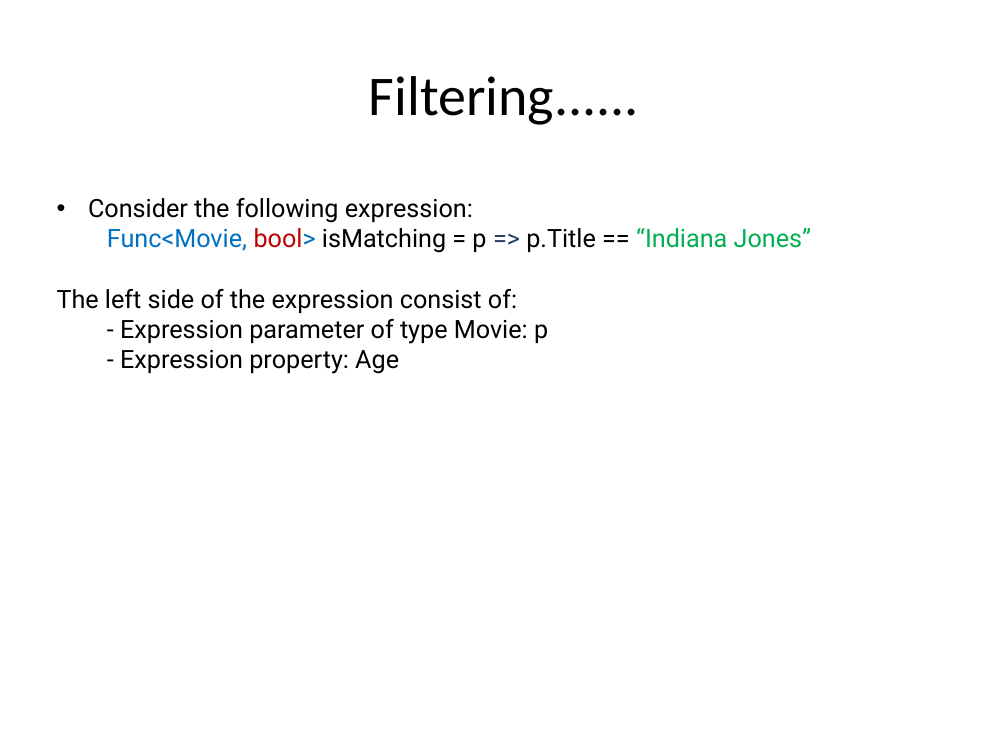
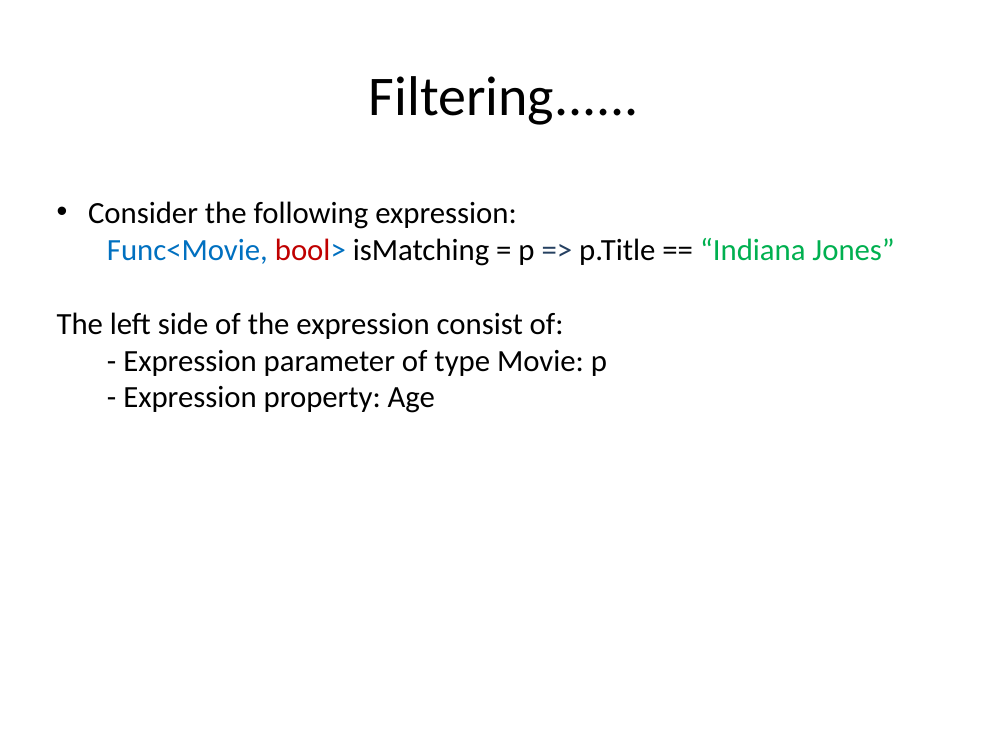
Before and after one commit to hogeschool/Development--Web, a slide deck: slide 39 of Lesson3/lesson3.pptx. Drawn at 1008x756 pixels with LibreOffice and Linux fonts; fonts in the diff are those of the drawing. Boxes give left, top, right and bottom in pixels: in the first picture for what was removed or moved away, otherwise in the second. Text is boxed around its words. In the diff, an @@ line names an element or a change of style, - is before the commit and + after.

```diff
--- a/Lesson3/lesson3.pptx
+++ b/Lesson3/lesson3.pptx
@@ text "Consider the following expression:" at (57, 201, 894, 413): size 18 to 22 pt, font Roboto to Calibri @@
```
Also in this commit, not shown: 16 other slides changed, 5 slides added, 5 slides removed.
